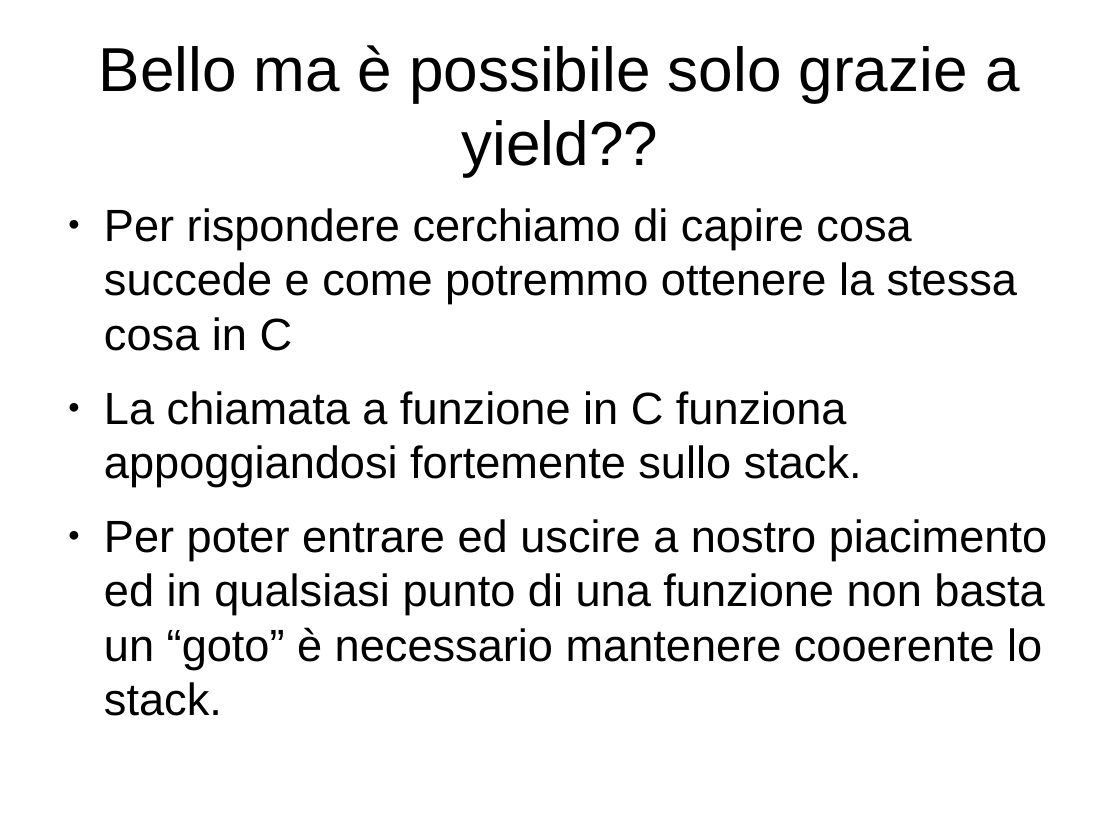
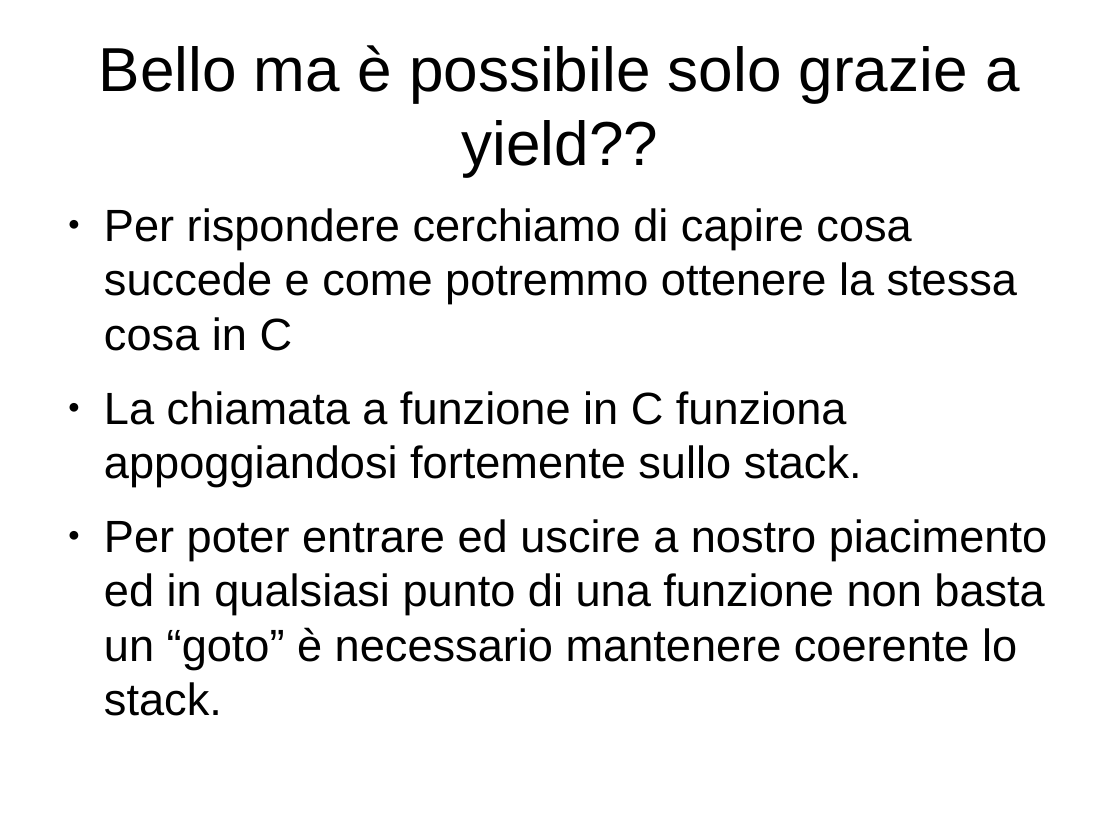
Before and after one commit to mdionisio/workshop_coroutine, a slide deck: slide 9 of presentazione.odp. Drawn at 1120x840 pixels with LibreOffice and Linux fonts; fonts in the diff are those of the drawing. Boxes give left, top, right and bottom in pixels: in the first picture for what was removed or moved away, otherwise in the second. Text is boxed around its words. In the diff, an @@ line names an element or a change of style, - is before the commit and + after.

```diff
--- a/presentazione.odp
+++ b/presentazione.odp
@@ text at box(104, 519, 1047, 669): text changed @@
-● Per poter entrare ed uscire a nostro piacimento ed in qualsiasi punto di una funzione non basta un “goto” è necessario mantenere cooerente lo stack.
+● Per poter entrare ed uscire a nostro piacimento ed in qualsiasi punto di una funzione non basta un “goto” è necessario mantenere coerente lo stack.
```
Also in this commit, not shown: 2 other slides changed, 1 other file.
